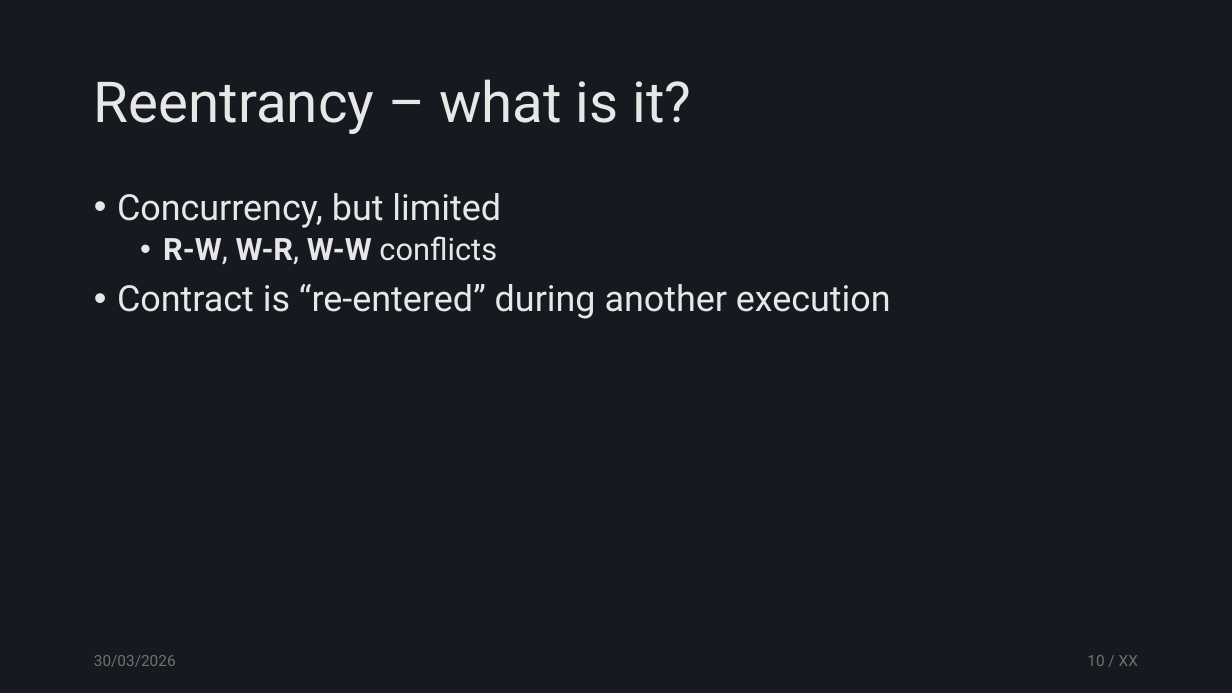
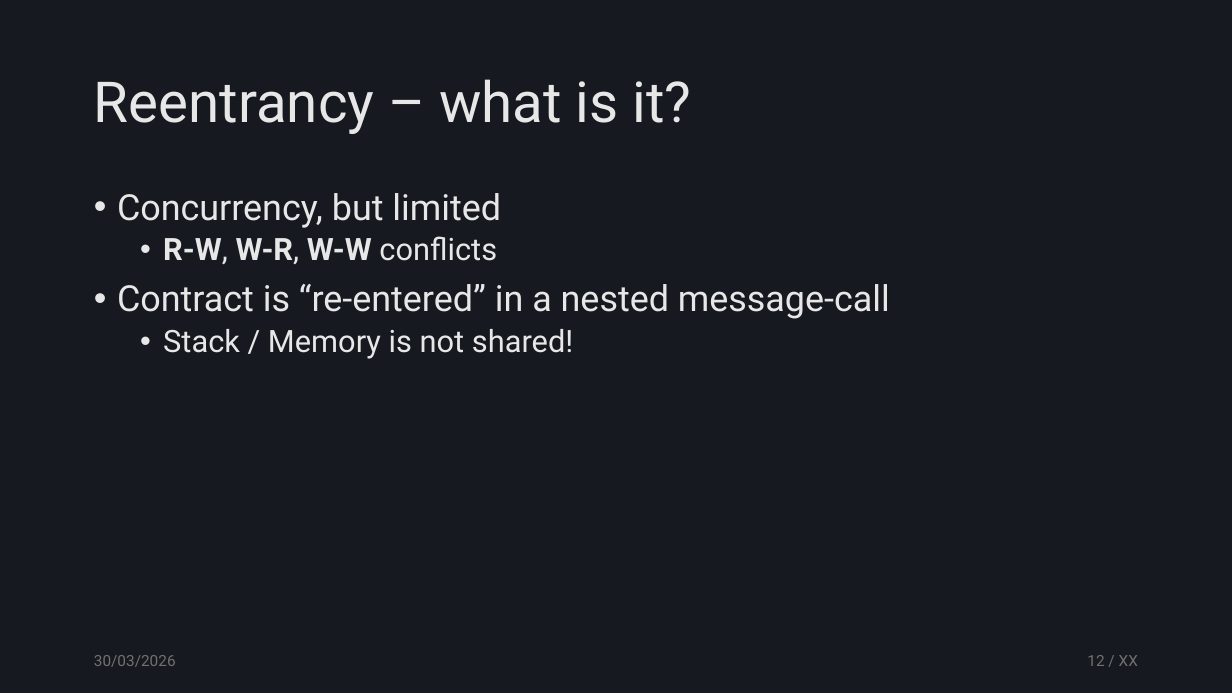
Before and after one commit to tzann/thesis, a slide deck: slide 12 of doc/presentation/Thesis.pptx (slide 10 before the commit). Drawn at 1232x693 pixels with LibreOffice and Linux fonts; fonts in the diff are those of the drawing. Boxes give left, top, right and bottom in pixels: in the first picture for what was removed or moved away, otherwise in the second. Text is boxed around its words. In the diff, an @@ line names an element or a change of style, - is before the commit and + after.

```diff
--- a/doc/presentation/Thesis.pptx
+++ b/doc/presentation/Thesis.pptx
@@ text at bbox=[117, 284, 890, 359]: text changed @@
-• Contract is “re-entered” during another execution
+• Contract is “re-entered” in a nested message-call
+  • Stack / Memory is not shared!
@@ page number at bbox=[1087, 655, 1138, 666]: text changed @@
-10 / XX
+12 / XX
```
Also in this commit, not shown: 13 other slides changed, 16 slides added, 2 slides removed.
